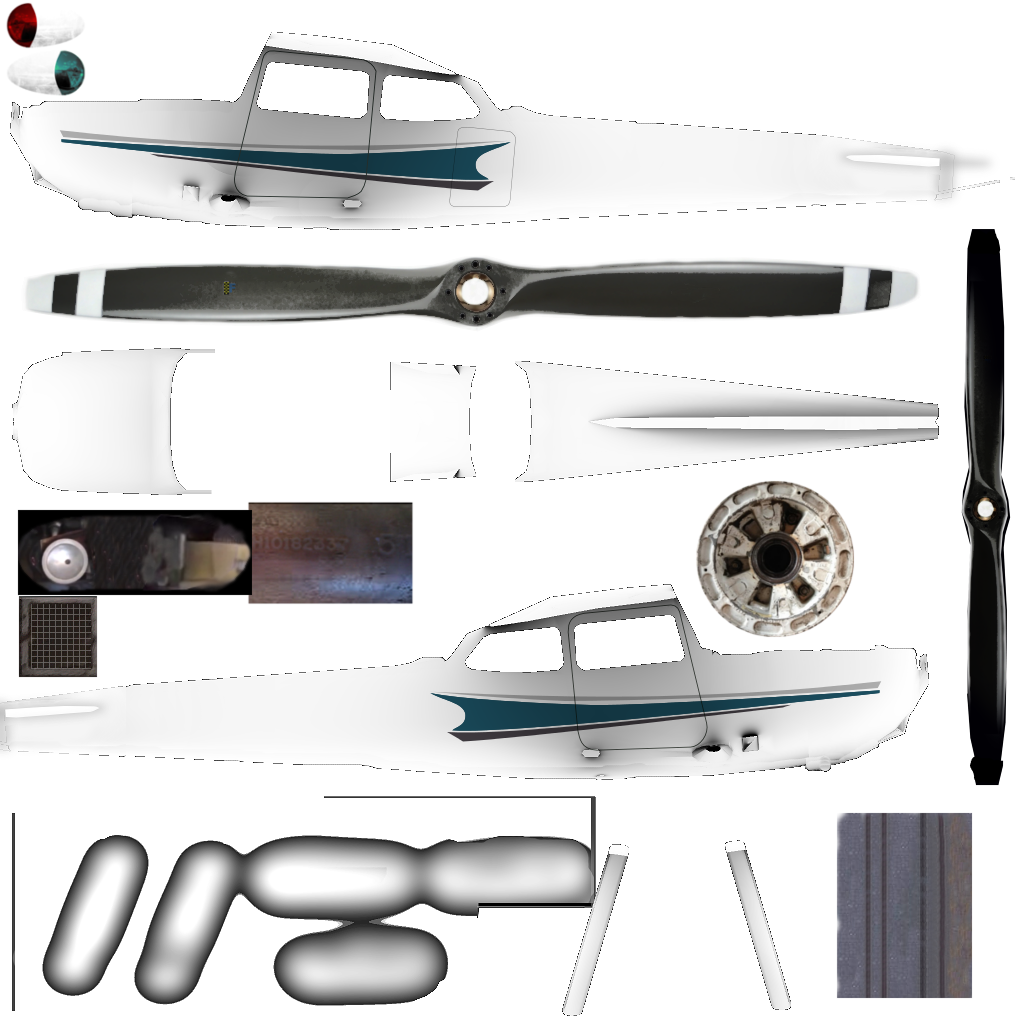
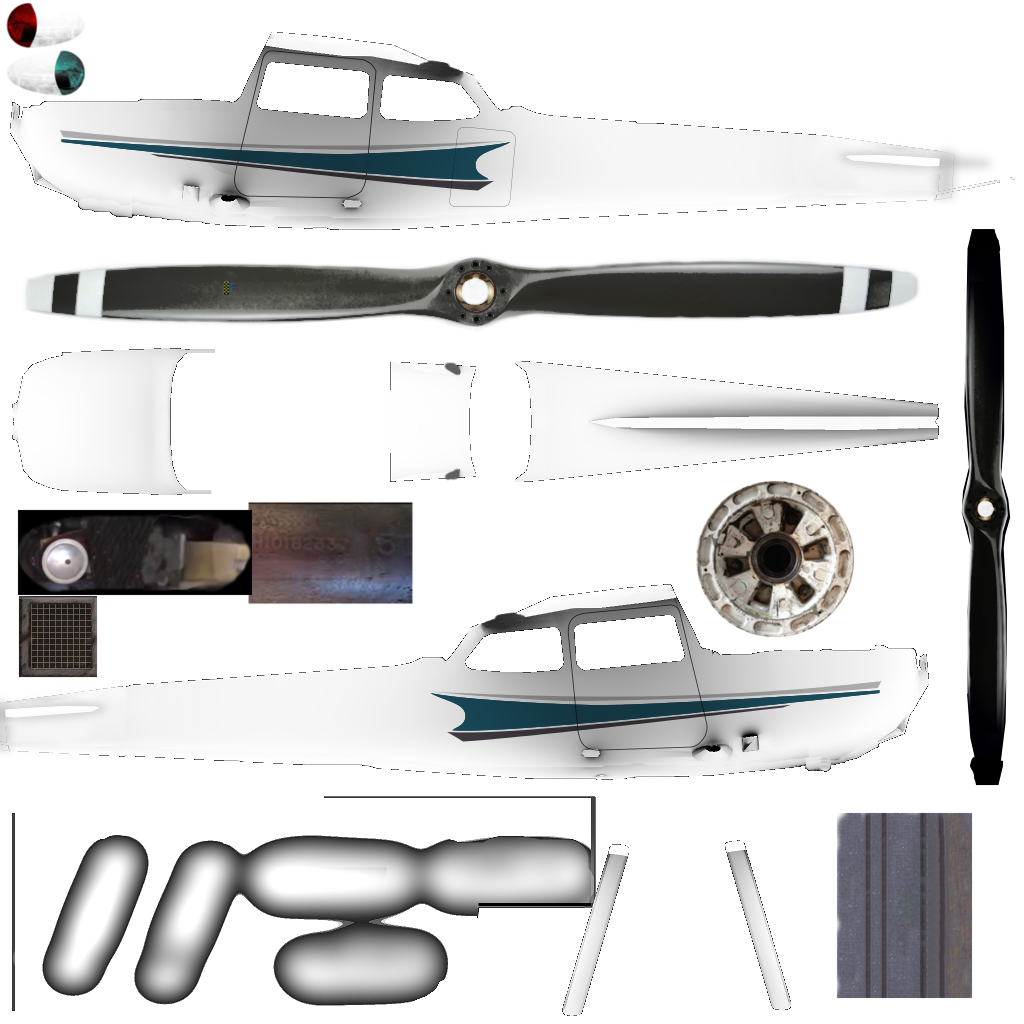
The second 1024 × 1024 image is a revision of the first. Changes to its layers:
added layer "Clipboard #2" above "Clipboard" over box(332, 42, 613, 637)
hid "Clipboard" over box(332, 42, 613, 637)
